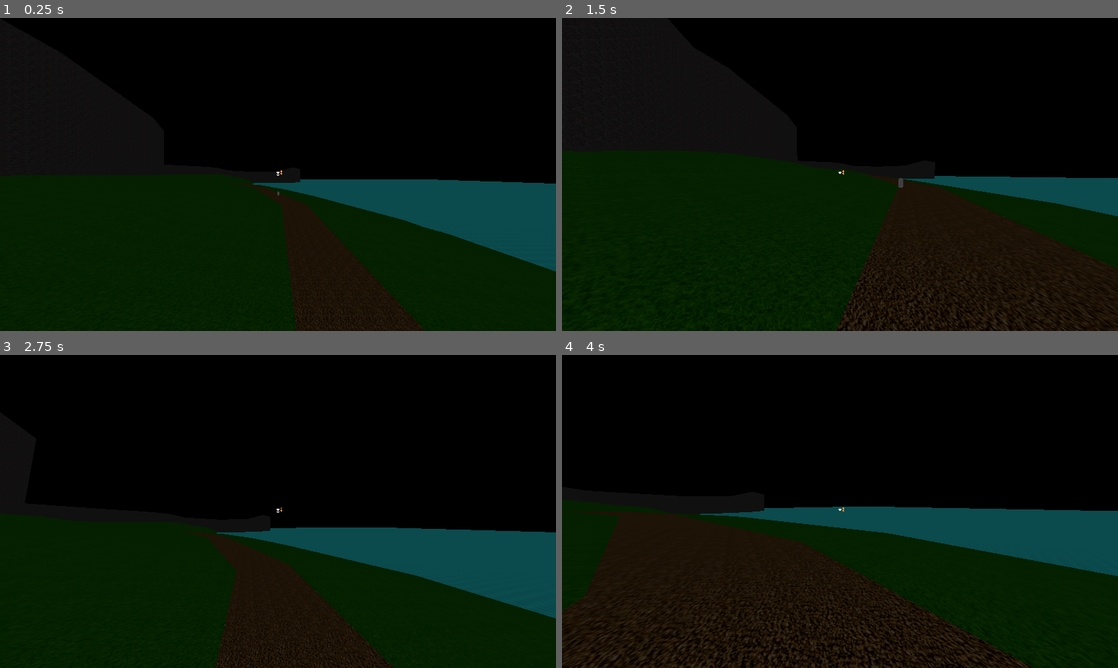
Above: before the commit, frames 1-4 (two rows, left to right).
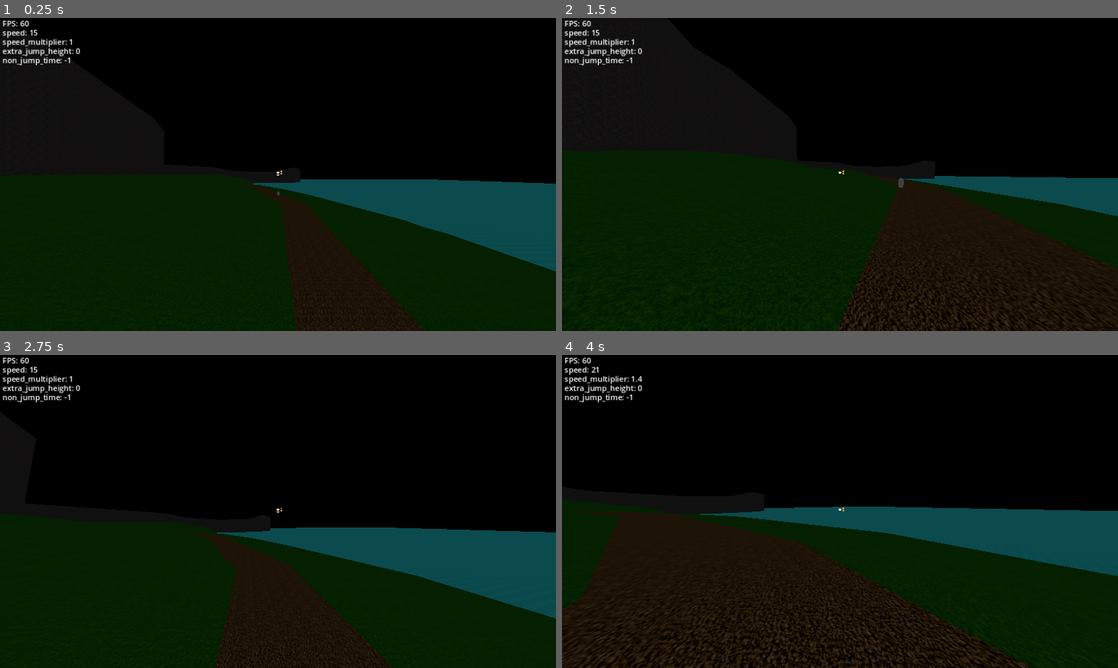
Above: after the commit, the same moments.

Repository: SebastianS-HTL/Magic-Potion-Project
Game: Godot game, scene res://node_3d.tscn
The game is run twice, just before and just after one commit, with the same random seed, the same clock (stepped at 60 frames per second) and the same inputs.
Inputs (mouse positions are in pixels of both pictures, inside the frame that each line leads up to):
- Up to frame 1 (0.25 s): no input
- Up to frame 2 (1.5 s): move the mouse to (867, 174) at 0.52 s; hold W (move_forward) from 0.53 s (still down); tap Space (jump) at 0.6, 0.77, 1.07 s; move the mouse to (812, 174) at 1.27 s; tap Ctrl (ctrl) at 1.35 s
- Up to frame 3 (2.75 s): keep holding W (move_forward); tap Space (jump) at 1.52, 1.55, 1.82, 2.3 s; move the mouse to (289, 505) at 2.02 s; tap Shift (shift) at 2.1 s
- Up to frame 4 (4 s): keep holding W (move_forward); move the mouse to (834, 517) at 2.77 s; tap Space (jump) at 2.85, 3.02, 3.32, 3.77, 3.8 s; move the mouse to (878, 514) at 3.52 s; hold Ctrl (ctrl) from 3.53 s (still down)

The runs differ from the first frame. In frame 1, 0.6% of the frame differs, in the area x 0-78%, y 0-77%; in frame 2, 1.0%; in frame 3, 0.6%; in frame 4, 2.0%, in the area x 0-99%, y 0-100%.

Commit message:
fix upwards boost bug

Diff:
--- a/character_body_3d.gd
+++ b/character_body_3d.gd
@@ -5,6 +5,7 @@
 var mouse_sensitivity
 
 @export var show_debug_info: bool
+@export var VSync: bool
 
 @export var gravity = 9.8
 @export var jump_force = 10
@@ -61,6 +62,9 @@
 var land
 
 func _ready():
+	DisplayServer.window_set_vsync_mode(DisplayServer.VSYNC_DISABLED)
+	Engine.max_fps = 10000
+
 	slide = $slide
 	jump = $jump
 	gp_start = $gp_start
@@ -100,9 +104,6 @@
 func _process(delta):
 	if extra_jump_height > max_extra_jump_height:
 		extra_jump_height = max_extra_jump_height
-
-	#if is_sliding:
-		#extra_jump_height = 0
 
 	#show/hide debug
 	get_child(4).visible = show_debug_info
@@ -273,6 +274,7 @@
 	var gp_impact_area = get_child(3)  # assume the Area3D node is a child of the player
 
 	for body in gp_impact_area.get_overlapping_bodies():
+		print(body)
 		if body is CharacterBody3D:
 			body.got_impacted()
 
--- a/character_body_3d.tscn
+++ b/character_body_3d.tscn
@@ -56,6 +56,7 @@
 transform = Transform3D(1, 0, 0, 0, 1, 0, 0, 0, 1, 0, 2.01143, 0)
 collision_layer = 2
 script = ExtResource("1_ij73u")
+show_debug_info = true
 
 [node name="CollisionShape3D" type="CollisionShape3D" parent="."]
 transform = Transform3D(1, 0, 0, 0, 1, 0, 0, 0, 1, 0, 0.129902, 0)
@@ -70,7 +71,7 @@
 
 [node name="Camera3D" type="Camera3D" parent="Head"]
 process_mode = 3
-transform = Transform3D(1, 0, 0, 0, 1, 0, 0, 0, 1, 0, 1.16999, 0.0548577)
+transform = Transform3D(1, 0, 0, 0, 1, 0, 0, 0, 1, 0, 1.17, 0)
 fov = 14.0625
 script = ExtResource("2_wwv6f")
 
@@ -117,31 +118,37 @@
 offset_bottom = 648.0
 script = ExtResource("10_v47qv")
 
-[node name="Speed" type="Label" parent="Debug Menu"]
-layout_mode = 0
-offset_right = 40.0
+[node name="FPS" type="Label" parent="Debug Menu"]
+offset_right = 206.0
 offset_bottom = 23.0
 text = "SOMETHING WRONG HERE"
 
-[node name="SpeedMultiplier" type="Label" parent="Debug Menu"]
+[node name="Speed" type="Label" parent="Debug Menu"]
 layout_mode = 0
 offset_top = 19.0
 offset_right = 206.0
 offset_bottom = 42.0
 text = "SOMETHING WRONG HERE"
 
-[node name="ExtraJumpHeight" type="Label" parent="Debug Menu"]
+[node name="SpeedMultiplier" type="Label" parent="Debug Menu"]
 layout_mode = 0
 offset_top = 38.0
 offset_right = 206.0
 offset_bottom = 61.0
 text = "SOMETHING WRONG HERE"
 
-[node name="NonJumpTimer" type="Label" parent="Debug Menu"]
+[node name="ExtraJumpHeight" type="Label" parent="Debug Menu"]
 layout_mode = 0
 offset_top = 57.0
 offset_right = 206.0
 offset_bottom = 80.0
+text = "SOMETHING WRONG HERE"
+
+[node name="NonJumpTimer" type="Label" parent="Debug Menu"]
+layout_mode = 0
+offset_top = 76.0
+offset_right = 206.0
+offset_bottom = 99.0
 text = "SOMETHING WRONG HERE"
 
 [node name="slide" type="AudioStreamPlayer3D" parent="."]
--- a/debug_menu.gd
+++ b/debug_menu.gd
@@ -1,5 +1,6 @@
 extends Control
 
+@onready var FPS = $FPS
 @onready var Speed = $Speed
 @onready var SpeedMultiplier = $SpeedMultiplier
 @onready var ExtraJumpHeight = $ExtraJumpHeight
@@ -7,6 +8,7 @@
 @onready var player = get_parent()
 
 func _process(delta: float) -> void:
+	FPS.text = "FPS: " + str(roundf(1/delta))
 	Speed.text = "speed: " + str(player.speed * player.speedMultiplier)
 	SpeedMultiplier.text = "speed_multiplier: " + str(player.speedMultiplier)
 	ExtraJumpHeight.text = "extra_jump_height: " + str(player.extra_jump_height)
--- a/runner.gd
+++ b/runner.gd
@@ -10,6 +10,8 @@
 var inconpacitated = false #mf i dont even know if this exists
 var uppy = 0
 var gravity = 9.81
+var was_not_on_ground = false
+@onready var player = get_parent()
 
 func _physics_process(delta):
 	if not inconpacitated:
@@ -30,16 +32,28 @@
 		rotation.z = 0
 	else:
 		velocity = Vector3(0,uppy - gravity,0)
-
 		move_and_slide()
 
-		uppy /= 1.1
-		if uppy < 1:
-			uppy = 0
+		if not is_on_floor():
+			was_not_on_ground = true
+			print("left")
+		else:
+			var player_position = player.global_transform.origin
+			var away_vector = Vector3(1, 0, 0) # Example direction vector
+			away_vector = away_vector.normalized() * 10
+			var target_position = player_position + away_vector
+			velocity = away_vector
+			move_and_slide()
 
-		if is_on_floor():
+		if was_not_on_ground:
+			uppy /= 1.1
+			if uppy < 1:
+				uppy = 0
+
+		if is_on_floor() and was_not_on_ground:
 			inconpacitated = false
 
 func got_impacted():
+	print("ee")
 	inconpacitated = true
 	uppy = 100
